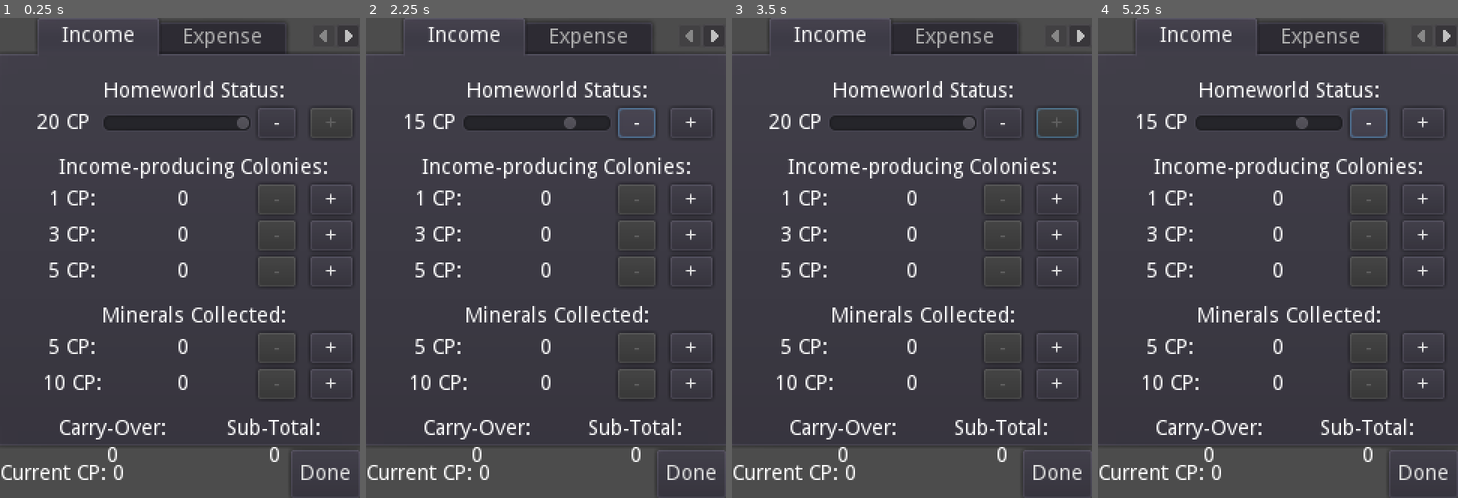
Above: before the commit, frames 1-4 (left to right).
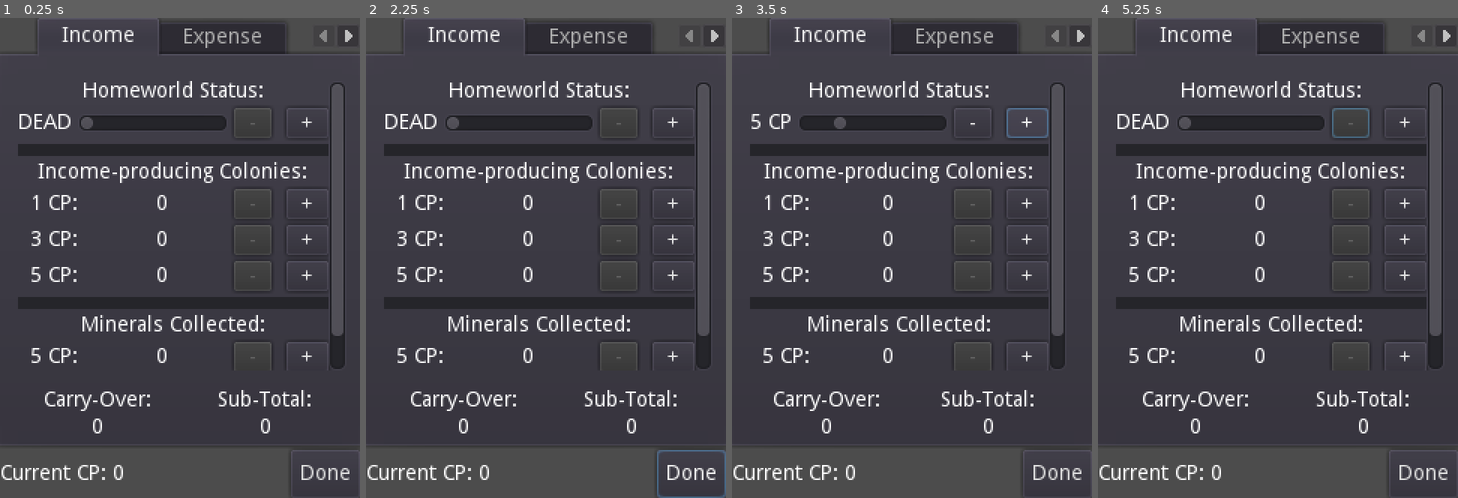
Above: after the commit, the same moments.

Repository: GalaxyCr8r/SpaceEmpires4xHelper
Game: Godot game, scene res://Main.tscn
Same seed, same stepped clock (60 frames per second), same inputs: the game is played once before the commit and once after it.
Inputs (mouse positions are in pixels of both pictures, inside the frame that each line leads up to):
- Up to frame 1 (0.25 s): no input
- Up to frame 2 (2.25 s): click "Done" at 0.5 s; click "Done" at 1.25 s; click (643, 123) at 2 s, where only the run before the commit has a clickable "-"
- Up to frame 3 (3.5 s): click "+" at 2.75 s
- Up to frame 4 (5.25 s): click "-" at 3.5 s; click "+" at 4.25 s; click "-" at 5 s

The runs differ from the first frame. In frame 1, 12% of the frame differs, in the area x 5-98%, y 13-93%; in frame 2, 12%; in frame 3, 12%, in the area x 5-97%, y 13-93%; in frame 4, 12%.

Commit message:
Fixed rows not expanding

Diff:
--- a/EconPhase/Income/Income.tscn
+++ b/EconPhase/Income/Income.tscn
@@ -10,117 +10,143 @@
 [node name="Income" type="Tabs"]
 anchor_right = 1.0
 anchor_bottom = 1.0
-margin_left = 4.0
 margin_top = 32.0
-margin_right = -4.0
+margin_right = -12.0
 margin_bottom = -4.0
+size_flags_horizontal = 3
 
 [node name="MarginContainer" type="MarginContainer" parent="."]
 anchor_right = 1.0
 anchor_bottom = 1.0
-margin_left = 20.0
+margin_left = 8.0
 margin_top = 10.0
-margin_right = -20.0
+margin_right = -16.0
 
-[node name="IncomeSources" type="VBoxContainer" parent="MarginContainer"]
+[node name="VBoxContainer" type="VBoxContainer" parent="MarginContainer"]
 margin_right = 211.0
 margin_bottom = 274.0
+size_flags_horizontal = 3
 custom_constants/separation = 13
 
-[node name="Homeworld" type="VBoxContainer" parent="MarginContainer/IncomeSources"]
+[node name="ScrollableIncomeSources" type="ScrollContainer" parent="MarginContainer/VBoxContainer"]
+margin_right = 211.0
+margin_bottom = 229.0
+size_flags_horizontal = 3
+size_flags_vertical = 3
+scroll_horizontal_enabled = false
+
+[node name="IncomeSources" type="VBoxContainer" parent="MarginContainer/VBoxContainer/ScrollableIncomeSources"]
+margin_right = 211.0
+margin_bottom = 218.0
+size_flags_horizontal = 3
+
+[node name="Homeworld" type="VBoxContainer" parent="MarginContainer/VBoxContainer/ScrollableIncomeSources/IncomeSources"]
 margin_right = 211.0
 margin_bottom = 38.0
 
-[node name="HWStatusLabel" type="Label" parent="MarginContainer/IncomeSources/Homeworld"]
+[node name="HWStatusLabel" type="Label" parent="MarginContainer/VBoxContainer/ScrollableIncomeSources/IncomeSources/Homeworld"]
 margin_right = 211.0
 margin_bottom = 14.0
 text = "Homeworld Status:"
 align = 1
 
-[node name="HomeworldStatusRow" parent="MarginContainer/IncomeSources/Homeworld" instance=ExtResource( 1 )]
+[node name="HomeworldStatusRow" parent="MarginContainer/VBoxContainer/ScrollableIncomeSources/IncomeSources/Homeworld" instance=ExtResource( 1 )]
 margin_right = 211.0
 
-[node name="Colonies" type="VBoxContainer" parent="MarginContainer/IncomeSources"]
-margin_top = 51.0
+[node name="Panel2" type="Panel" parent="MarginContainer/VBoxContainer/ScrollableIncomeSources/IncomeSources"]
+margin_top = 42.0
 margin_right = 211.0
-margin_bottom = 137.0
+margin_bottom = 50.0
+rect_min_size = Vector2( 0, 8 )
 
-[node name="Title" type="Label" parent="MarginContainer/IncomeSources/Colonies"]
+[node name="Colonies" type="VBoxContainer" parent="MarginContainer/VBoxContainer/ScrollableIncomeSources/IncomeSources"]
+margin_top = 54.0
+margin_right = 211.0
+margin_bottom = 140.0
+size_flags_vertical = 3
+
+[node name="Title" type="Label" parent="MarginContainer/VBoxContainer/ScrollableIncomeSources/IncomeSources/Colonies"]
 margin_right = 211.0
 margin_bottom = 14.0
 text = "Income-producing Colonies:"
 align = 1
 
-[node name="1CpColonyRow" parent="MarginContainer/IncomeSources/Colonies" instance=ExtResource( 2 )]
+[node name="1CpColonyRow" parent="MarginContainer/VBoxContainer/ScrollableIncomeSources/IncomeSources/Colonies" instance=ExtResource( 2 )]
 margin_right = 211.0
 
-[node name="3CpColonyRow" parent="MarginContainer/IncomeSources/Colonies" instance=ExtResource( 3 )]
+[node name="3CpColonyRow" parent="MarginContainer/VBoxContainer/ScrollableIncomeSources/IncomeSources/Colonies" instance=ExtResource( 3 )]
 margin_top = 42.0
 margin_right = 211.0
 margin_bottom = 62.0
 
-[node name="5CpColonyRow" parent="MarginContainer/IncomeSources/Colonies" instance=ExtResource( 4 )]
+[node name="5CpColonyRow" parent="MarginContainer/VBoxContainer/ScrollableIncomeSources/IncomeSources/Colonies" instance=ExtResource( 4 )]
 margin_top = 66.0
 margin_right = 211.0
 margin_bottom = 86.0
 
-[node name="Minerals" type="VBoxContainer" parent="MarginContainer/IncomeSources"]
+[node name="Panel" type="Panel" parent="MarginContainer/VBoxContainer/ScrollableIncomeSources/IncomeSources"]
+margin_top = 144.0
+margin_right = 211.0
+margin_bottom = 152.0
+rect_min_size = Vector2( 0, 8 )
+
+[node name="Minerals" type="VBoxContainer" parent="MarginContainer/VBoxContainer/ScrollableIncomeSources/IncomeSources"]
 editor/display_folded = true
-margin_top = 150.0
-margin_right = 211.0
-margin_bottom = 229.0
+anchor_right = 1.0
+anchor_bottom = 1.0
+margin_top = 156.0
 size_flags_vertical = 3
 
-[node name="Label" type="Label" parent="MarginContainer/IncomeSources/Minerals"]
+[node name="Label" type="Label" parent="MarginContainer/VBoxContainer/ScrollableIncomeSources/IncomeSources/Minerals"]
 margin_right = 211.0
 margin_bottom = 14.0
 text = "Minerals Collected:"
 align = 1
 
-[node name="5CpMineral" parent="MarginContainer/IncomeSources/Minerals" instance=ExtResource( 5 )]
+[node name="5CpMineral" parent="MarginContainer/VBoxContainer/ScrollableIncomeSources/IncomeSources/Minerals" instance=ExtResource( 5 )]
 margin_right = 211.0
 
-[node name="10CpMineral" parent="MarginContainer/IncomeSources/Minerals" instance=ExtResource( 6 )]
+[node name="10CpMineral" parent="MarginContainer/VBoxContainer/ScrollableIncomeSources/IncomeSources/Minerals" instance=ExtResource( 6 )]
 margin_top = 42.0
 margin_right = 211.0
 margin_bottom = 62.0
 
-[node name="Misc" type="HBoxContainer" parent="MarginContainer/IncomeSources"]
+[node name="Misc" type="HBoxContainer" parent="MarginContainer/VBoxContainer"]
 margin_top = 242.0
 margin_right = 211.0
 margin_bottom = 274.0
 
-[node name="CarryOver" type="VBoxContainer" parent="MarginContainer/IncomeSources/Misc"]
+[node name="CarryOver" type="VBoxContainer" parent="MarginContainer/VBoxContainer/Misc"]
 margin_right = 103.0
 margin_bottom = 32.0
 size_flags_horizontal = 3
 
-[node name="Title" type="Label" parent="MarginContainer/IncomeSources/Misc/CarryOver"]
+[node name="Title" type="Label" parent="MarginContainer/VBoxContainer/Misc/CarryOver"]
 margin_right = 103.0
 margin_bottom = 14.0
 text = "Carry-Over:"
 align = 1
 
-[node name="Amount" type="Label" parent="MarginContainer/IncomeSources/Misc/CarryOver"]
+[node name="Amount" type="Label" parent="MarginContainer/VBoxContainer/Misc/CarryOver"]
 margin_top = 18.0
 margin_right = 103.0
 margin_bottom = 32.0
 text = "0"
 align = 1
 
-[node name="SubTotal" type="VBoxContainer" parent="MarginContainer/IncomeSources/Misc"]
+[node name="SubTotal" type="VBoxContainer" parent="MarginContainer/VBoxContainer/Misc"]
 margin_left = 107.0
 margin_right = 211.0
 margin_bottom = 32.0
 size_flags_horizontal = 3
 
-[node name="Title" type="Label" parent="MarginContainer/IncomeSources/Misc/SubTotal"]
+[node name="Title" type="Label" parent="MarginContainer/VBoxContainer/Misc/SubTotal"]
 margin_right = 104.0
 margin_bottom = 14.0
 text = "Sub-Total:"
 align = 1
 
-[node name="Amount" type="Label" parent="MarginContainer/IncomeSources/Misc/SubTotal"]
+[node name="Amount" type="Label" parent="MarginContainer/VBoxContainer/Misc/SubTotal"]
 margin_top = 18.0
 margin_right = 104.0
 margin_bottom = 32.0
--- a/TurnMenus.tscn
+++ b/TurnMenus.tscn
@@ -1,12 +1,7 @@
-[gd_scene load_steps=8 format=2]
+[gd_scene load_steps=3 format=2]
 
-[ext_resource path="res://EconPhase/Income/HomeworldStatusRow.tscn" type="PackedScene" id=1]
-[ext_resource path="res://EconPhase/Income/1CpColonyRow.tscn" type="PackedScene" id=2]
-[ext_resource path="res://EconPhase/Income/3CpColonyRow.tscn" type="PackedScene" id=3]
-[ext_resource path="res://EconPhase/Income/5CpColonyRow.tscn" type="PackedScene" id=4]
-[ext_resource path="res://EconPhase/Income/5CpMineral.tscn" type="PackedScene" id=5]
-[ext_resource path="res://EconPhase/Income/10CpMineral.tscn" type="PackedScene" id=6]
-[ext_resource path="res://Utility/TurnOrderBidRow.tscn" type="PackedScene" id=7]
+[ext_resource path="res://EconPhase/Income/Income.tscn" type="PackedScene" id=1]
+[ext_resource path="res://EconPhase/Expense/Expense.tscn" type="PackedScene" id=2]
 
 [node name="TurnMenus" type="Control"]
 anchor_right = 1.0
@@ -16,152 +11,13 @@
 anchor_right = 1.0
 anchor_bottom = 1.0
 
-[node name="Income" type="Tabs" parent="TabContainer"]
-anchor_right = 1.0
-anchor_bottom = 1.0
+[node name="Income" parent="TabContainer" instance=ExtResource( 1 )]
 margin_left = 4.0
-margin_top = 32.0
 margin_right = -4.0
-margin_bottom = -4.0
+scrolling_enabled = false
 
-[node name="MarginContainer" type="MarginContainer" parent="TabContainer/Income"]
-anchor_right = 1.0
-anchor_bottom = 1.0
-margin_left = 20.0
-margin_top = 10.0
-margin_right = -20.0
-
-[node name="IncomeSources" type="VBoxContainer" parent="TabContainer/Income/MarginContainer"]
-margin_right = 211.0
-margin_bottom = 274.0
-custom_constants/separation = 13
-
-[node name="Homeworld" type="VBoxContainer" parent="TabContainer/Income/MarginContainer/IncomeSources"]
-margin_right = 211.0
-margin_bottom = 38.0
-
-[node name="HWStatusLabel" type="Label" parent="TabContainer/Income/MarginContainer/IncomeSources/Homeworld"]
-margin_right = 211.0
-margin_bottom = 14.0
-text = "Homeworld Status:"
-align = 1
-
-[node name="HomeworldStatusRow" parent="TabContainer/Income/MarginContainer/IncomeSources/Homeworld" instance=ExtResource( 1 )]
-margin_right = 211.0
-value = 20
-
-[node name="Colonies" type="VBoxContainer" parent="TabContainer/Income/MarginContainer/IncomeSources"]
-margin_top = 51.0
-margin_right = 211.0
-margin_bottom = 137.0
-
-[node name="Title" type="Label" parent="TabContainer/Income/MarginContainer/IncomeSources/Colonies"]
-margin_right = 211.0
-margin_bottom = 14.0
-text = "Income-producing Colonies:"
-align = 1
-
-[node name="1CpColonyRow" parent="TabContainer/Income/MarginContainer/IncomeSources/Colonies" instance=ExtResource( 2 )]
-margin_right = 211.0
-
-[node name="3CpColonyRow" parent="TabContainer/Income/MarginContainer/IncomeSources/Colonies" instance=ExtResource( 3 )]
-margin_top = 42.0
-margin_right = 211.0
-margin_bottom = 62.0
-
-[node name="5CpColonyRow" parent="TabContainer/Income/MarginContainer/IncomeSources/Colonies" instance=ExtResource( 4 )]
-margin_top = 66.0
-margin_right = 211.0
-margin_bottom = 86.0
-
-[node name="Minerals" type="VBoxContainer" parent="TabContainer/Income/MarginContainer/IncomeSources"]
-editor/display_folded = true
-margin_top = 150.0
-margin_right = 211.0
-margin_bottom = 229.0
-size_flags_vertical = 3
-
-[node name="Label" type="Label" parent="TabContainer/Income/MarginContainer/IncomeSources/Minerals"]
-margin_right = 211.0
-margin_bottom = 14.0
-text = "Minerals Collected:"
-align = 1
-
-[node name="5CpMineral" parent="TabContainer/Income/MarginContainer/IncomeSources/Minerals" instance=ExtResource( 5 )]
-margin_right = 211.0
-
-[node name="10CpMineral" parent="TabContainer/Income/MarginContainer/IncomeSources/Minerals" instance=ExtResource( 6 )]
-margin_top = 42.0
-margin_right = 211.0
-margin_bottom = 62.0
-
-[node name="Misc" type="HBoxContainer" parent="TabContainer/Income/MarginContainer/IncomeSources"]
-margin_top = 242.0
-margin_right = 211.0
-margin_bottom = 274.0
-
-[node name="CarryOver" type="VBoxContainer" parent="TabContainer/Income/MarginContainer/IncomeSources/Misc"]
-margin_right = 103.0
-margin_bottom = 32.0
-size_flags_horizontal = 3
-
-[node name="Title" type="Label" parent="TabContainer/Income/MarginContainer/IncomeSources/Misc/CarryOver"]
-margin_right = 103.0
-margin_bottom = 14.0
-text = "Carry-Over:"
-align = 1
-
-[node name="Amount" type="Label" parent="TabContainer/Income/MarginContainer/IncomeSources/Misc/CarryOver"]
-margin_top = 18.0
-margin_right = 103.0
-margin_bottom = 32.0
-text = "0"
-align = 1
-
-[node name="SubTotal" type="VBoxContainer" parent="TabContainer/Income/MarginContainer/IncomeSources/Misc"]
-margin_left = 107.0
-margin_right = 211.0
-margin_bottom = 32.0
-size_flags_horizontal = 3
-
-[node name="Title" type="Label" parent="TabContainer/Income/MarginContainer/IncomeSources/Misc/SubTotal"]
-margin_right = 104.0
-margin_bottom = 14.0
-text = "Sub-Total:"
-align = 1
-
-[node name="Amount" type="Label" parent="TabContainer/Income/MarginContainer/IncomeSources/Misc/SubTotal"]
-margin_top = 18.0
-margin_right = 104.0
-margin_bottom = 32.0
-text = "0"
-align = 1
-
-[node name="Expense" type="Tabs" parent="TabContainer"]
-visible = false
-anchor_right = 1.0
-anchor_bottom = 1.0
-margin_left = 4.0
-margin_top = 32.0
-margin_right = -4.0
-margin_bottom = -4.0
-
-[node name="VBoxContainer" type="VBoxContainer" parent="TabContainer/Expense"]
-anchor_right = 1.0
-anchor_bottom = 1.0
-
-[node name="VBoxContainer" type="VBoxContainer" parent="TabContainer/Expense/VBoxContainer"]
-margin_right = 232.0
-margin_bottom = 38.0
-
-[node name="Label" type="Label" parent="TabContainer/Expense/VBoxContainer/VBoxContainer"]
-margin_right = 232.0
-margin_bottom = 14.0
-text = "Turn Order Bid:"
-align = 1
-
-[node name="TurnOrderBidRow" parent="TabContainer/Expense/VBoxContainer/VBoxContainer" instance=ExtResource( 7 )]
-margin_right = 232.0
+[node name="Expense" parent="TabContainer" instance=ExtResource( 2 )]
+scrolling_enabled = false
 
 [node name="Summary" type="Tabs" parent="TabContainer"]
 visible = false
@@ -171,3 +27,4 @@
 margin_top = 32.0
 margin_right = -4.0
 margin_bottom = -4.0
+scrolling_enabled = false
